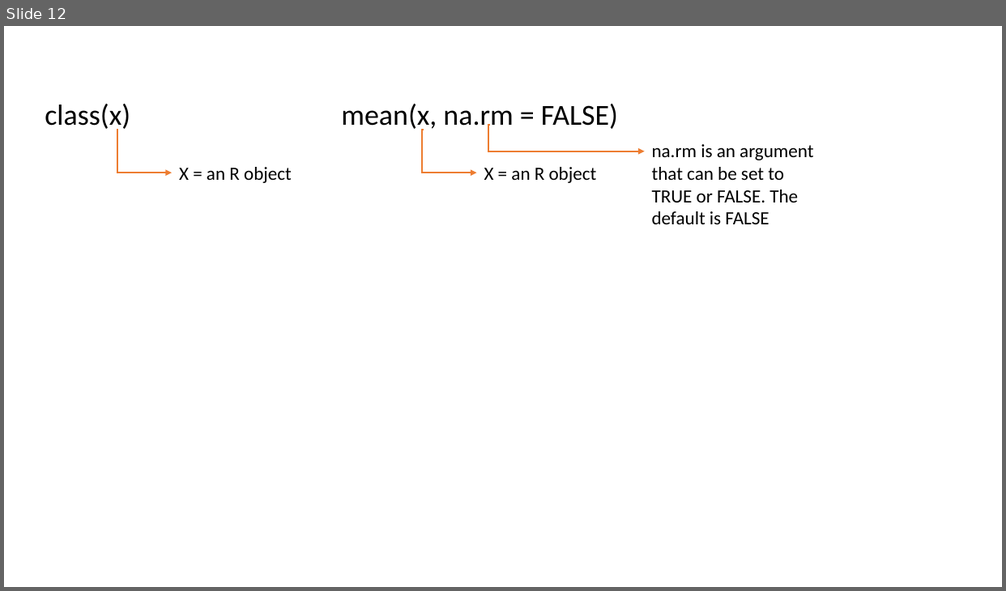
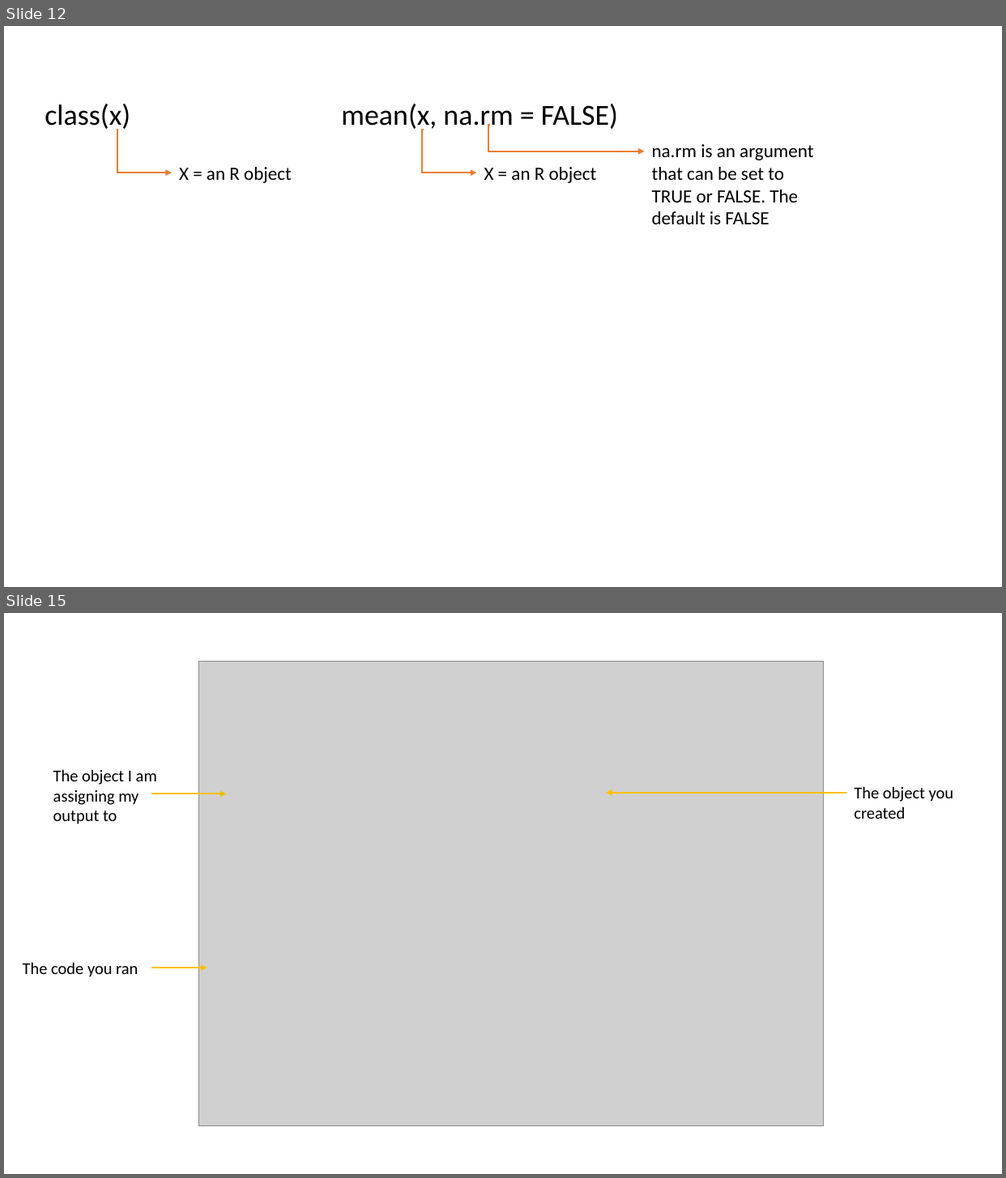
Before and after one commit to Cghlewis/schoen-workshop-series, a slide deck: rslides/img/syntax.pptx. Shown one above the other, each under a label of ours: slide 12 before the commit, slides 12 and 15 after it; the slides between them are not shown. The pictures are 1006x591 and 1006x1178 pixels, drawn with LibreOffice and Linux fonts; fonts in the diff are those of the drawing; grey boxes stand for pictures. Boxes give left, top, right and bottom in pixels: in the first picture for what was removed or moved away, otherwise in the second. Text is boxed around its words. In the diff, an @@ line names an element or a change of style, - is before the commit and + after.

```diff
--- a/rslides/img/syntax.pptx
+++ b/rslides/img/syntax.pptx
@@ slide 15 added at bbox=[4, 613, 1002, 1174], background #FFFFFF @@
@@ picture added at bbox=[198, 661, 824, 1127] @@
@@ text added at bbox=[53, 769, 157, 824], 16 pt, text #000000 @@
+The object I am assigning my output to
@@ arrow added from (151, 794) to (226, 794), #FFC000 1.5 pt @@
@@ arrow added from (847, 793) to (606, 793), #FFC000 1.5 pt @@
@@ text added at bbox=[854, 786, 954, 819], 16 pt, text #000000 @@
+The object you created
@@ text added at bbox=[23, 962, 138, 977], 16 pt, text #000000 @@
+The code you ran
@@ arrow added from (151, 968) to (206, 968), #FFC000 1.5 pt @@
```
Also in this commit, not shown: 3 other slides added, 33 other files.
